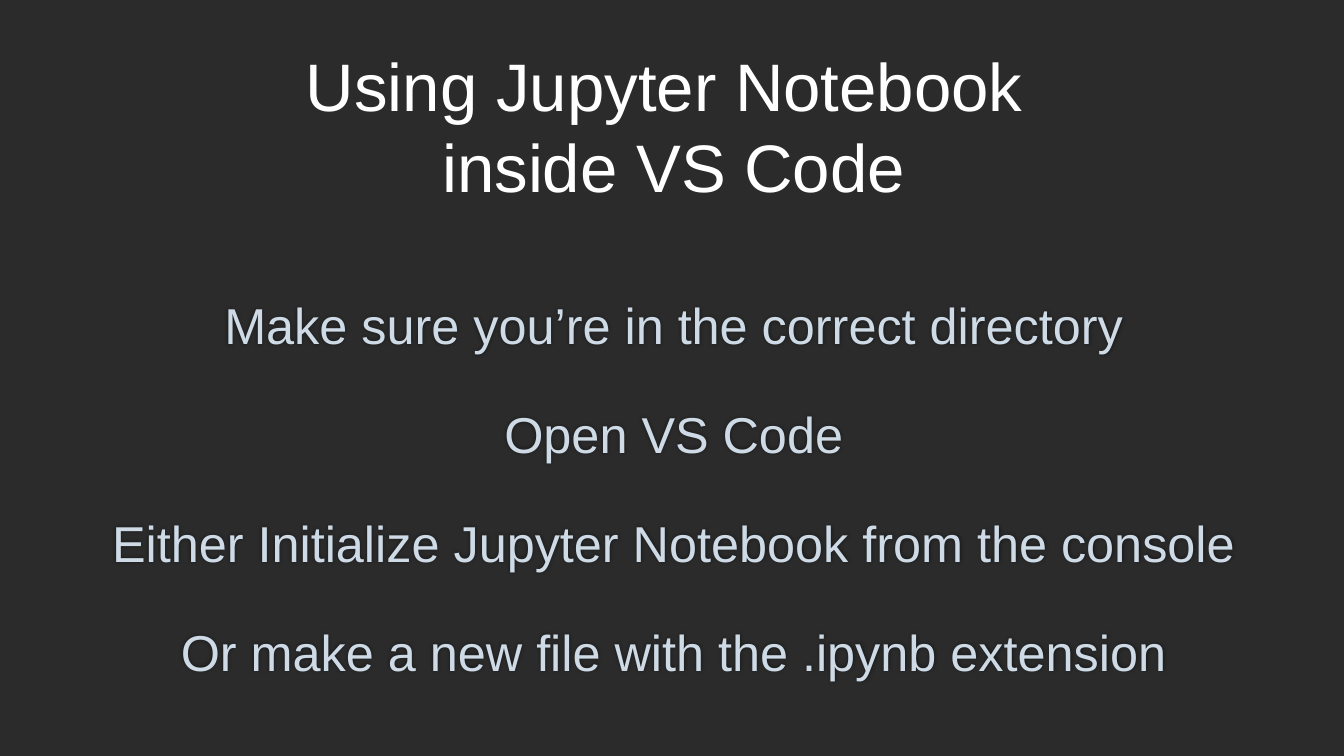
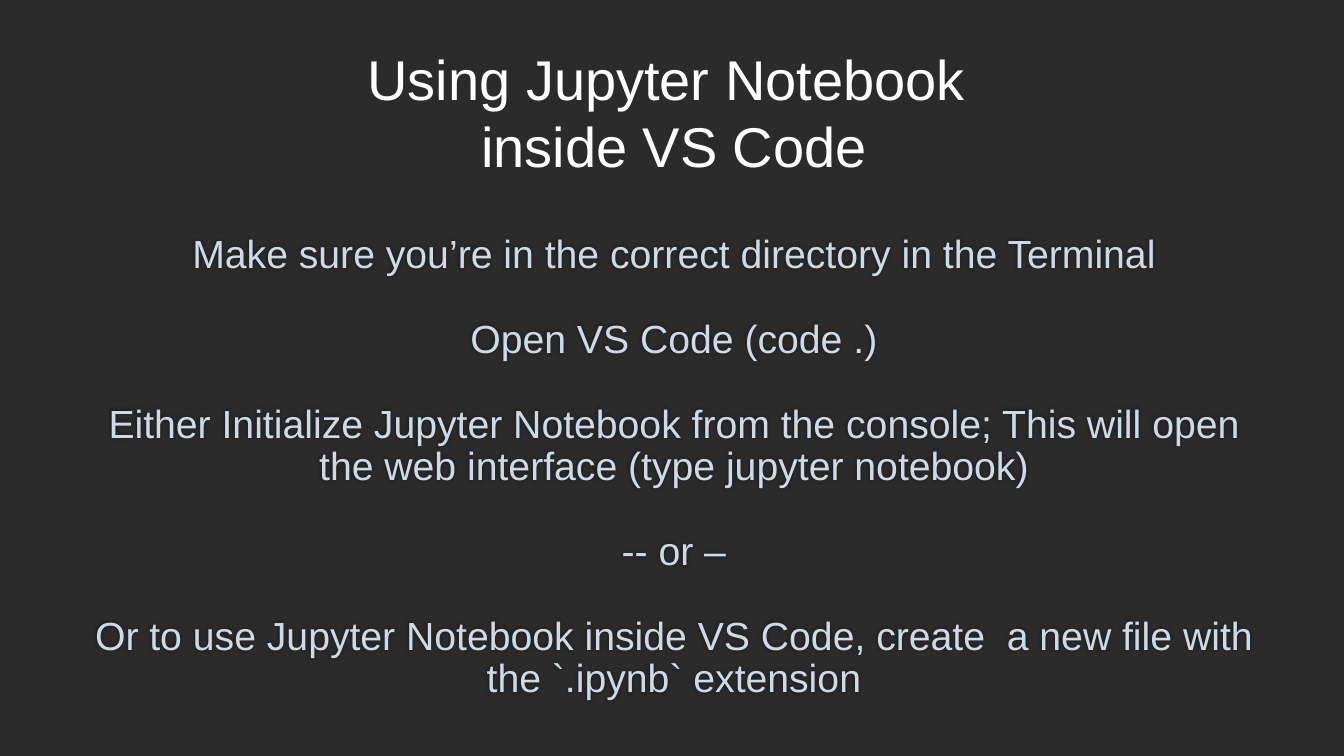
Before and after one commit to torres11991/dap-curriculum, a slide deck: slide 8 of Section05/5.1.2-Python_JupyterNotebook.pptx (slide 7 before the commit). Drawn at 1344x756 pixels with LibreOffice and Linux fonts; fonts in the diff are those of the drawing; background and template pictures are left out; a plain dark background stands for a picture behind light text. Boxes give left, top, right and bottom in pixels: in the first picture for what was removed or moved away, otherwise in the second. Text is boxed around its words. In the diff, an @@ line names an element or a change of style, - is before the commit and + after.

```diff
--- a/Section05/5.1.2-Python_JupyterNotebook.pptx
+++ b/Section05/5.1.2-Python_JupyterNotebook.pptx
@@ text "Using Jupyter Notebook inside VS ..." at <box>368,59,965,168</box>: size 48 to 40 pt @@
@@ title at <box>95,239,1253,700</box>: text changed; size 36 to 28 pt @@
-Make sure you’re in the correct directory
-Open VS Code
-Either Initialize Jupyter Notebook from the console
-Or make a new file with the .ipynb extension
+Make sure you’re in the correct directory in the Terminal
+Open VS Code (code .)
+Either Initialize Jupyter Notebook from the console; This will open the web interface (type jupyter notebook)
+-- or –
+Or to use Jupyter Notebook inside VS Code, create a new file with the `.ipynb` extension
```
Also in this commit, not shown: 1 other slide changed, 2 slides added, 3 other files.
